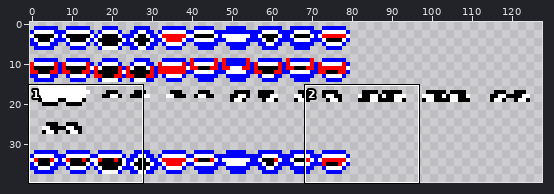
Two versions of one sprite sheet, resources/sprites/mouth.png. The first picture is a wide view before the edit; the outline marks the close-up.
Close-up. Old version:
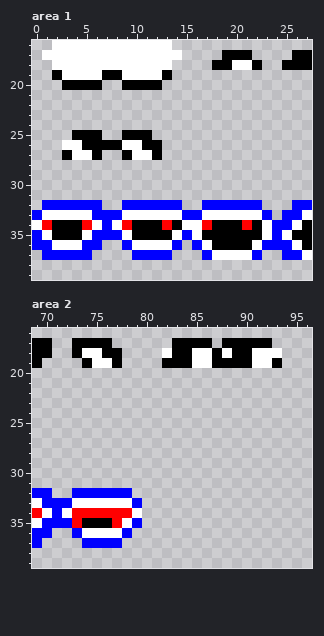
The file is 128x40 pixels. Shown: area 1: x 0..27, y 16..39; area 2: x 69..96, y 16..39.
After the commit:
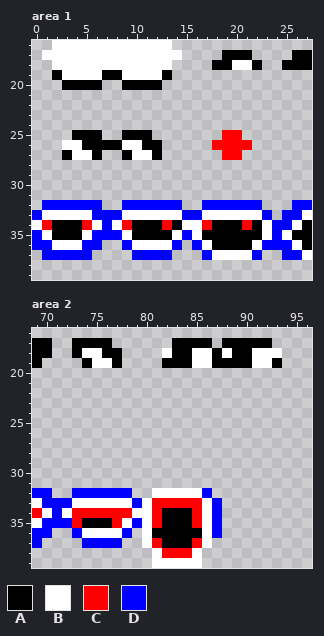
Palette (. is transparent): A #000000  B #ffffff  C #ff0000  D #0000ff
From old to new:
Area 1:
y 25: x 19..20 .. -> CC
y 26: x 18..21 .... -> CCCC
y 27: x 19..20 .. -> CC
Area 2:
y 32: x 81..86 ...... -> BBBBBD
y 33: x 80..87 ........ -> BCCCCCBD
y 34..35: x 80..87 ........ -> BCAAACBD
y 36: x 80..87 ........ -> BAAAAABD
y 37: x 80..86 ....... -> BCAAACB
y 38: x 81..85 ..... -> BCCCB
y 39: x 81..85 ..... -> BBBBB
Changed places in both close-ups, as pixel boxes (x1, y1, x2, y2):
added: (212, 130, 252, 160)
added: (142, 488, 222, 568)
